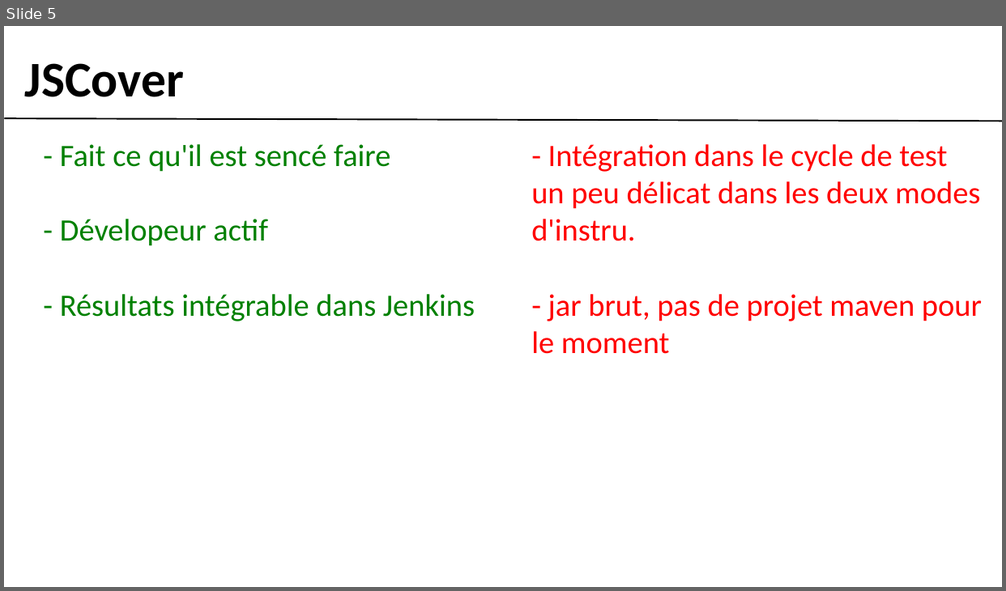
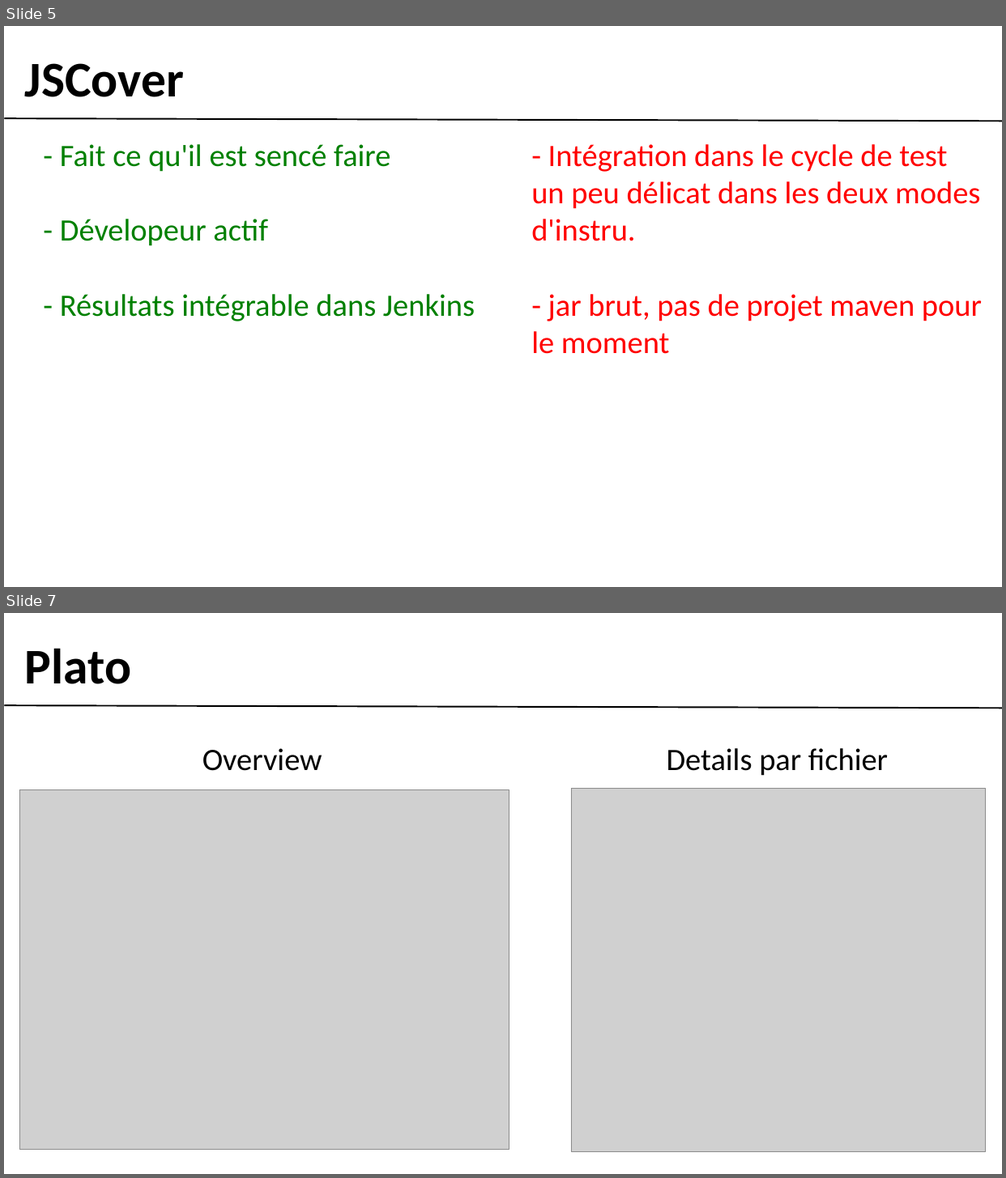
Before and after one commit to gobengo/devoxx-panorama-js-testing, a slide deck: doc/coverage_part.ppt. Shown one above the other, each under a label of ours: slide 5 before the commit, slides 5 and 7 after it; the slides between them are not shown. The pictures are 1006x591 and 1006x1178 pixels, drawn with LibreOffice and Linux fonts; fonts in the diff are those of the drawing; grey boxes stand for pictures; background and template pictures are left out. Boxes give left, top, right and bottom in pixels: in the first picture for what was removed or moved away, otherwise in the second. Text is boxed around its words. In the diff, an @@ line names an element or a change of style, - is before the commit and + after.

Commit message:
coverage part : plato +- done

```diff
--- a/doc/coverage_part.ppt
+++ b/doc/coverage_part.ppt
@@ slide 7 added at (4, 613, 1002, 1174), background #FFFFFF; not listed: 1 template element that a slide beside it also shows @@
@@ text added at (25, 648, 131, 684), 64 pt, text #000000, bold @@
+Plato
@@ text added at (202, 748, 322, 771), 40 pt, text #000000 @@
+Overview
@@ text added at (667, 748, 888, 776), 40 pt, text #000000 @@
+Details par fichier
@@ picture added at (19, 790, 509, 1149) @@
@@ picture added at (571, 788, 985, 1152) @@
```
Also in this commit, not shown: 1 slide changed, 2 other slides added, 1 slide removed, 4 other files.
